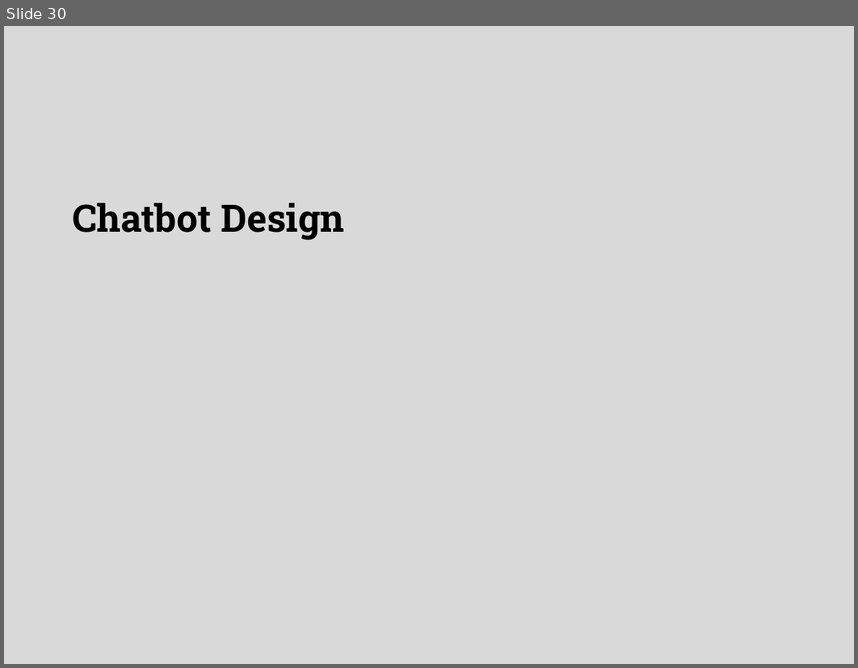
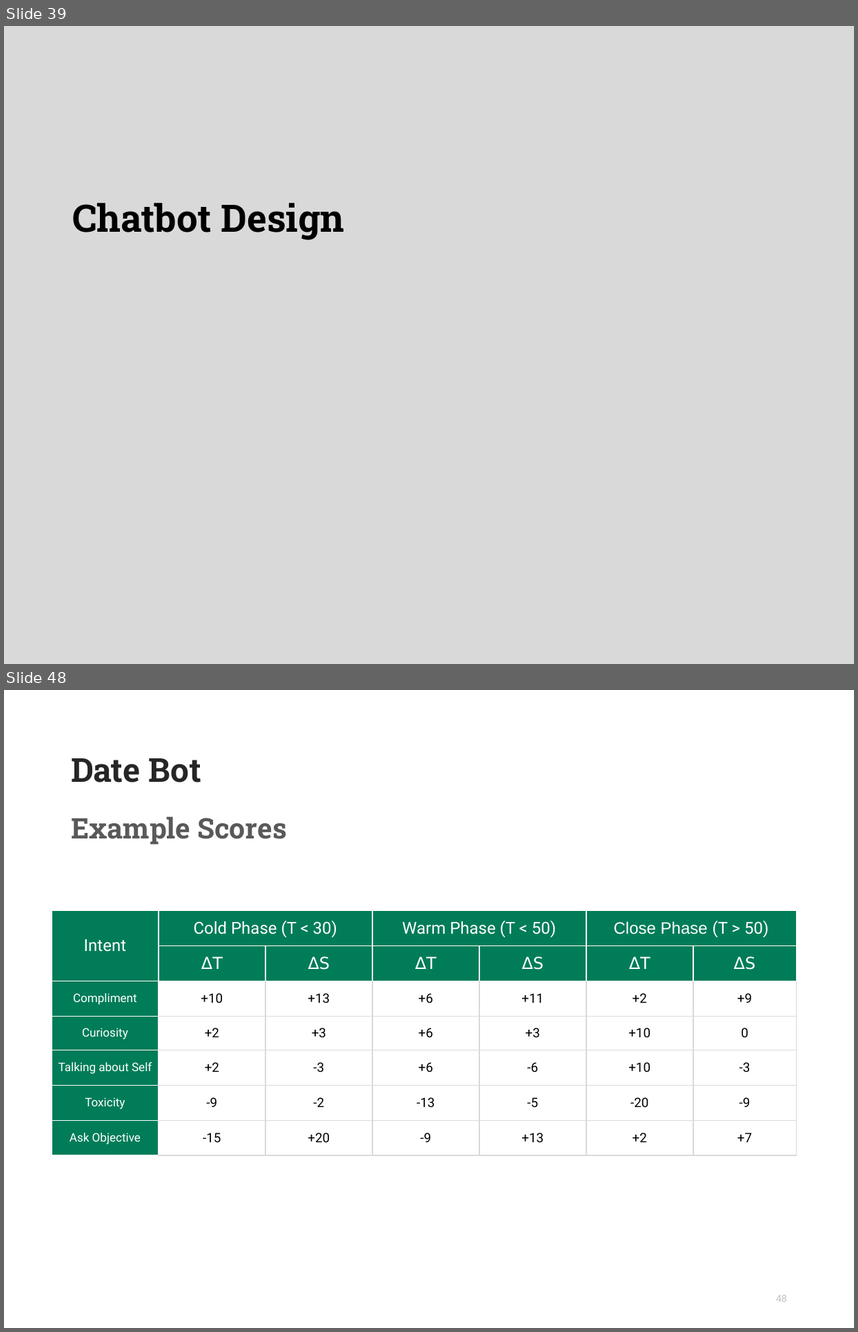
Before and after one commit to inkeaton/TakeThemOut, a slide deck: S4965918_SDAI_NLP_Slides.odp. Shown one above the other, each under a label of ours: slide 30 before the commit, slides 39 and 48 after it; the slides between them are not shown. The pictures are 858x668 and 858x1332 pixels, drawn with LibreOffice and Linux fonts; fonts in the diff are those of the drawing; background and template pictures are left out. Boxes give left, top, right and bottom in pixels: in the first picture for what was removed or moved away, otherwise in the second. Text is boxed around its words. In the diff, an @@ line names an element or a change of style, - is before the commit and + after.

```diff
--- a/S4965918_SDAI_NLP_Slides.odp
+++ b/S4965918_SDAI_NLP_Slides.odp
@@ slide 48 added at [4, 690, 854, 1328], background #FFFFFF @@
@@ title added at [71, 758, 201, 782], 28 pt, text #262626, bold @@
+Date Bot
@@ text added at [71, 816, 286, 845], 24 pt, text #595959, bold @@
+Example Scores
@@ table added at [52, 911, 797, 1159], 7 rows, 7 columns @@
+Intent | Cold Phase (T < 30) |  | Warm Phase (T < 50) |  | Close Phase (T > 50) | 
+ | ΔT | ΔS | ΔT | ΔS | ΔT | ΔS
+Compliment | +10 | +13 | +6 | +11 | +2 | +9
+Curiosity | +2 | +3 | +6 | +3 | +10 | 0
+Talking about Self | +2 | -3 | +6 | -6 | +10 | -3
+Toxicity | -9 | -2 | -13 | -5 | -20 | -9
+Ask Objective | -15 | +20 | -9 | +13 | +2 | +7
@@ page number added at [776, 1294, 787, 1301], 8.2 pt, text #BFBFBF @@
+48
@@ what was slide 30 is now slide 39 @@
```
Also in this commit, not shown: 3 slides changed, 23 other slides added, 9 slides removed, 2 other files.
